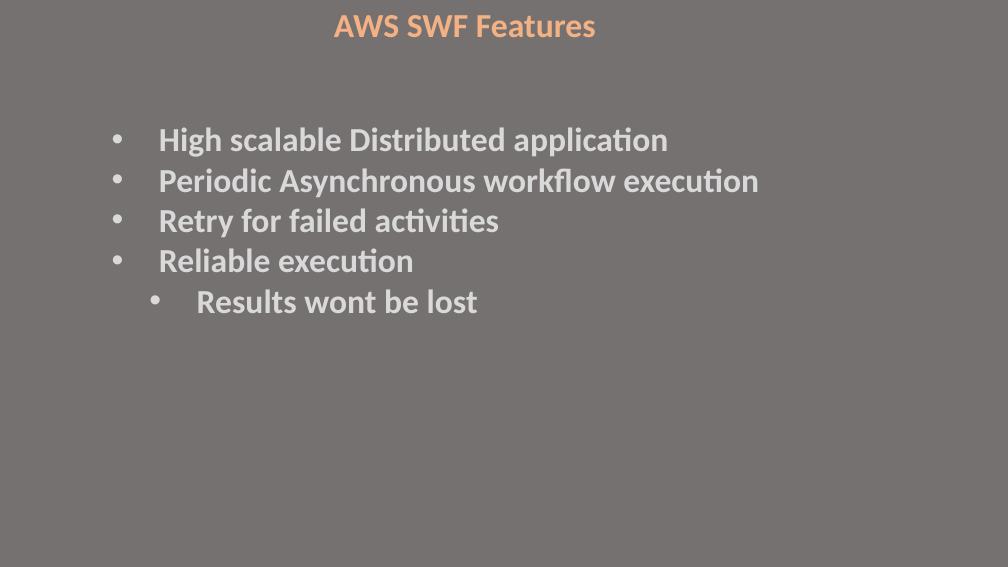
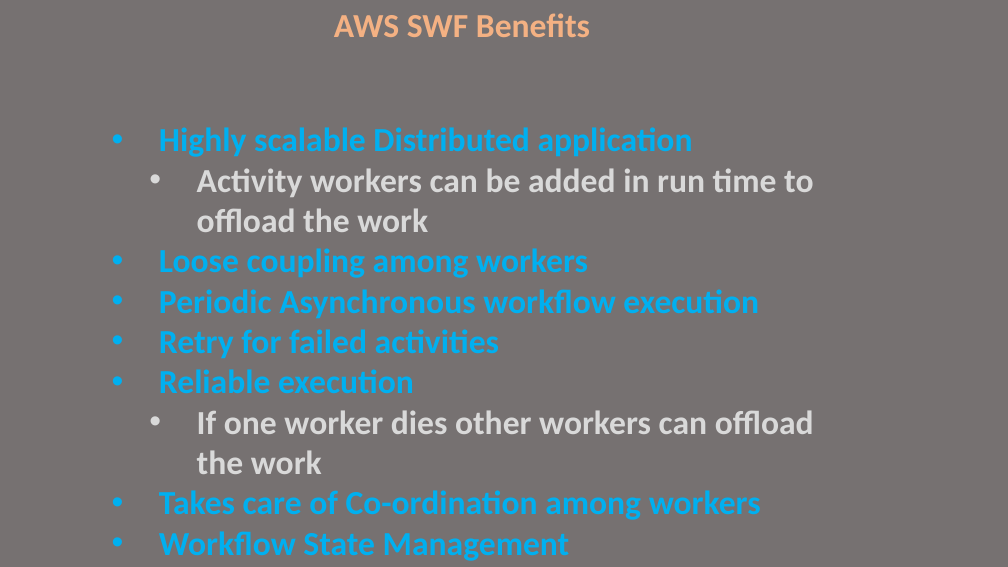
Before and after one commit to syedimranbasha/simpleworkflowservice, a slide deck: slide 11 of Architecture - RootConf.pptx. Drawn at 1008x567 pixels with LibreOffice and Linux fonts; fonts in the diff are those of the drawing. Boxes give left, top, right and bottom in pixels: in the first picture for what was removed or moved away, otherwise in the second. Text is boxed around its words. In the diff, an @@ line names an element or a change of style, - is before the commit and + after.

```diff
--- a/Architecture - RootConf.pptx
+++ b/Architecture - RootConf.pptx
@@ text at [334, 13, 590, 37]: text changed @@
-AWS SWF Features
+AWS SWF Benefits
@@ text at [159, 127, 813, 278]: text changed; text colour #D9D9D9 to #00B0F0 @@
-• High scalable Distributed application
+• Highly scalable Distributed application
+  • Activity workers can be added in run time to offload the work
+• Loose coupling among workers
@@ text at [159, 289, 759, 393]: text colour #D9D9D9 to #00B0F0 in "Periodic Asynchronous workflow execution", "Retry for failed activities", "Reliable execution" @@
@@ text at [159, 410, 814, 561]: text changed; text colour #D9D9D9 to #00B0F0 @@
-  • Results wont be lost
+  • If one worker dies other workers can offload the work
+• Takes care of Co-ordination among workers
+• Workflow State Management
```
Also in this commit, not shown: 7 other slides changed, 2 slides added, 2 slides removed.
